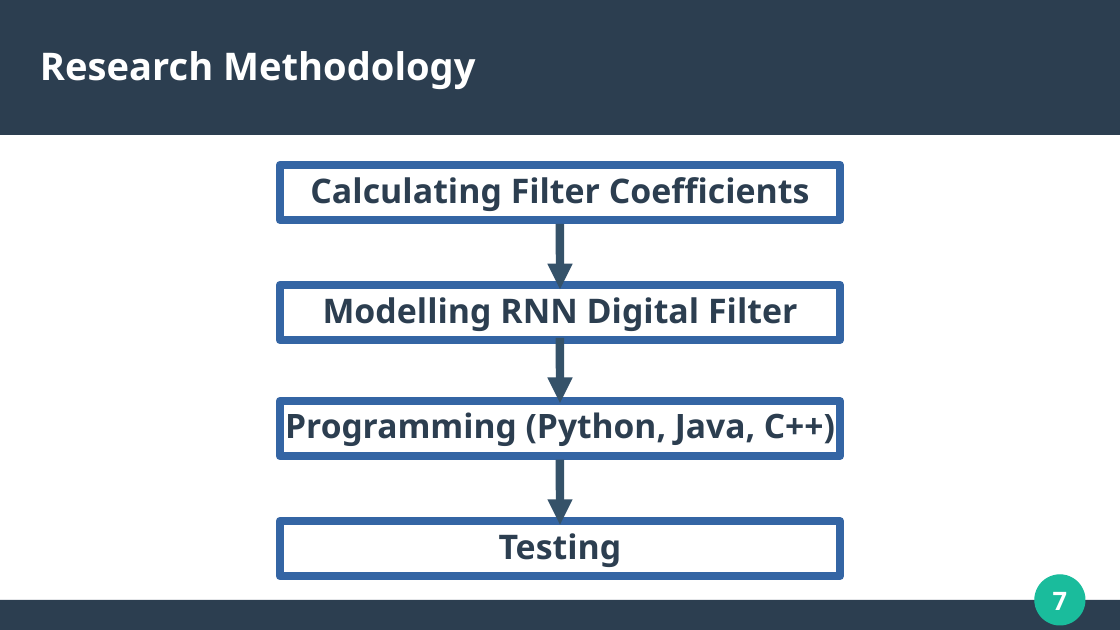
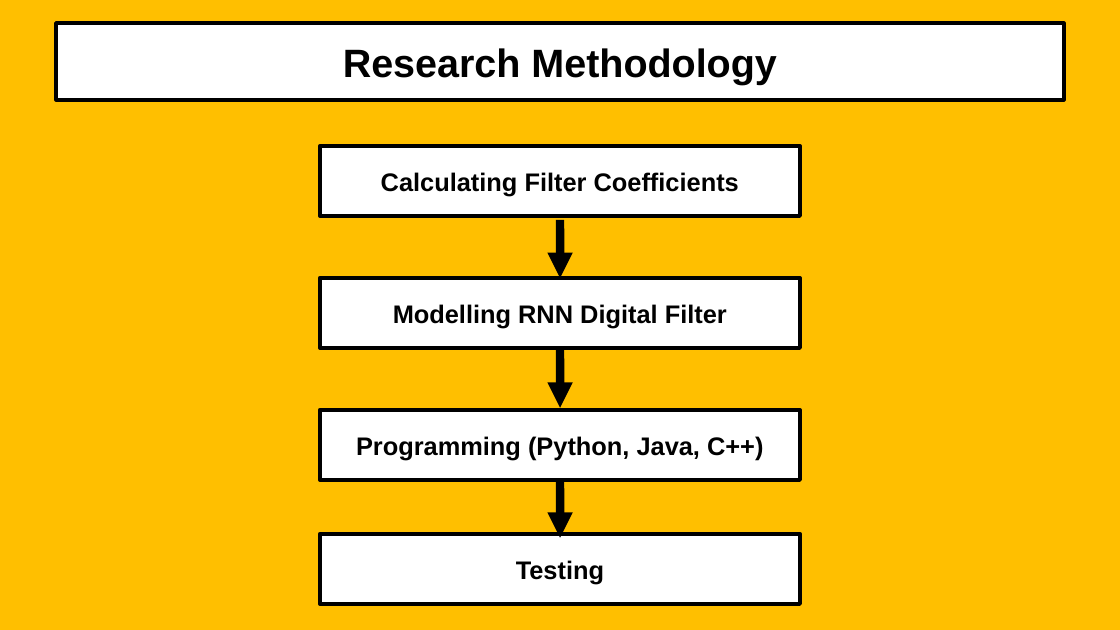
Before and after one commit to mohitlabs/Research, a slide deck: slide 9 of A Low Latency Digital Filter using Recurrent Neural Network/PPT/PresentationOld.pptx (slide 7 before the commit). Drawn at 1120x630 pixels with LibreOffice and Linux fonts; fonts in the diff are those of the drawing. Boxes give left, top, right and bottom in pixels: in the first picture for what was removed or moved away, otherwise in the second. Text is boxed around its words. In the diff, an @@ line names an element or a change of style, - is before the commit and + after.

```diff
--- a/A Low Latency Digital Filter using Recurrent Neural Network/PPT/PresentationOld.pptx
+++ b/A Low Latency Digital Filter using Recurrent Neural Network/PPT/PresentationOld.pptx
@@ background #FFFFFF to #FFBF00 @@
@@ rectangle removed at (0, 0, 1120, 135) @@
@@ title "Research Methodology": place and size @@
-title "Research Methodology" at (40, 51, 475, 89)
+title "Research Methodology" at (56, 23, 1064, 100)
@@ title "Research Methodology" at (56, 23, 1064, 100): size 27 to 28 pt, font Noto Sans to Arial, text colour #FFFFFF to #000000; alignment left to centre; fill none to #FFFFFF; outline none to #000000 2.83 pt @@
@@ rectangle "Calculating Filter Coefficients": place and size @@
-rectangle "Calculating Filter Coefficients" at (281, 165, 841, 220)
+rectangle "Calculating Filter Coefficients" at (320, 146, 800, 216)
@@ rectangle "Calculating Filter Coefficients" at (320, 146, 800, 216): size 24 to 18 pt, font Noto Sans to Arial, text colour #2C3E50 to #000000; less space between paragraphs; vertical alignment top to middle; text to rectangle; fill none to #FFFFFF; outline #3465A4 6.01 pt to #000000 2.83 pt @@
@@ arrow moved from (560, 224) - (560, 289) to (560, 221) - (560, 278) @@
@@ arrow (560, 221) - (560, 278): stroke #355269 6.01 pt to #000000 6.01 pt @@
@@ rectangle "Modelling RNN Digital Filter": place and size @@
-rectangle "Modelling RNN Digital Filter" at (281, 286, 841, 340)
+rectangle "Modelling RNN Digital Filter" at (320, 278, 800, 349)
@@ rectangle "Modelling RNN Digital Filter" at (320, 278, 800, 349): size 24 to 18 pt, font Noto Sans to Arial, text colour #2C3E50 to #000000; less space between paragraphs; vertical alignment top to middle; fill none to #FFFFFF; outline #3465A4 6.01 pt to #000000 2.83 pt @@
@@ arrow moved from (560, 338) - (560, 403) to (560, 350) - (560, 408) @@
@@ arrow (560, 350) - (560, 408): stroke #355269 6.01 pt to #000000 6.01 pt @@
@@ rectangle "Programming (Python, Java, C++)": place and size @@
-rectangle "Programming (Python, Java, C++)" at (281, 401, 841, 456)
+rectangle "Programming (Python, Java, C++)" at (320, 411, 800, 481)
@@ rectangle "Programming (Python, Java, C++)" at (320, 411, 800, 481): size 23.8 to 18 pt, font Noto Sans to Arial, text colour #2C3E50 to #000000; less space between paragraphs; vertical alignment top to middle; fill none to #FFFFFF; outline #3465A4 6.01 pt to #000000 2.83 pt @@
@@ arrow moved from (560, 460) - (560, 525) to (560, 480) - (560, 538) @@
@@ arrow (560, 480) - (560, 538): stroke #355269 6.01 pt to #000000 6.01 pt @@
@@ rectangle "Testing" at (320, 535, 800, 605): size 24 to 18 pt, font Noto Sans to Arial, text colour #2C3E50 to #000000; less space between paragraphs; vertical alignment top to middle; fill none to #FFFFFF; outline #3465A4 6.01 pt to #000000 2.83 pt @@
@@ rectangle "Testing": place and size @@
-rectangle "Testing" at (281, 521, 841, 576)
+rectangle "Testing" at (320, 535, 800, 605)
@@ ellipse removed at (1036, 575, 1085, 625) @@
@@ page number removed at (1053, 592, 1068, 610) @@
-7
@@ rectangle removed at (0, 601, 1120, 630) @@
```
Also in this commit, not shown: 3 other slides changed, 7 slides added, 7 slides removed, 3 other files.
